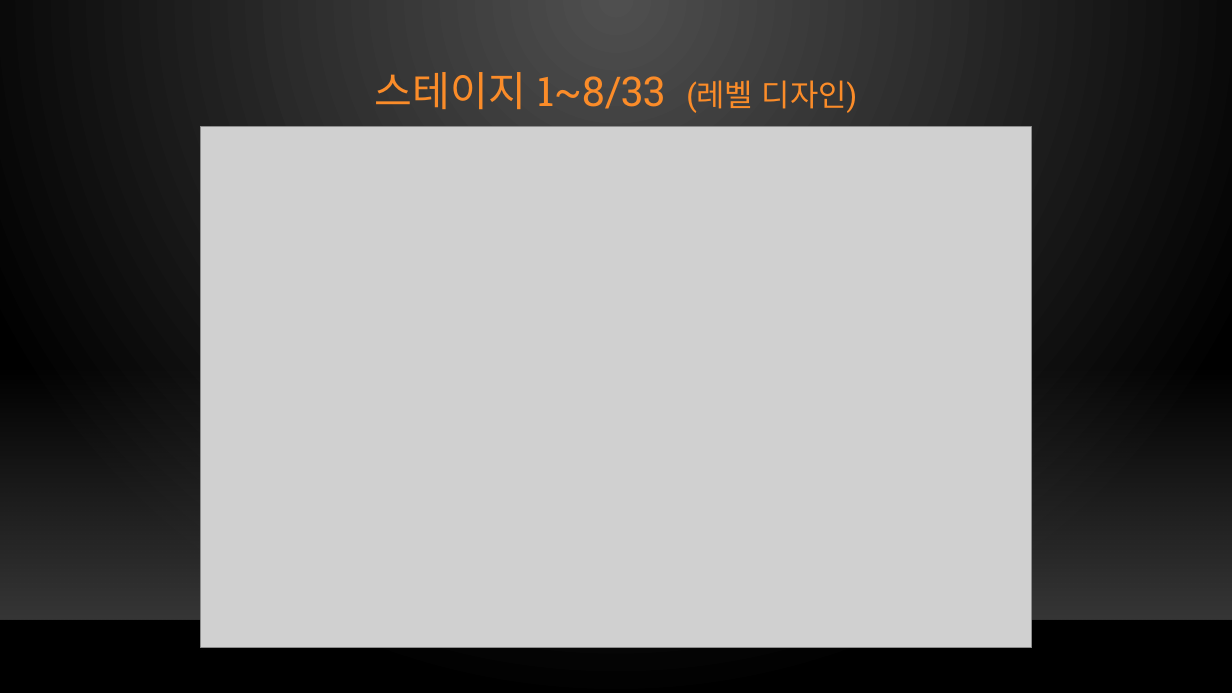
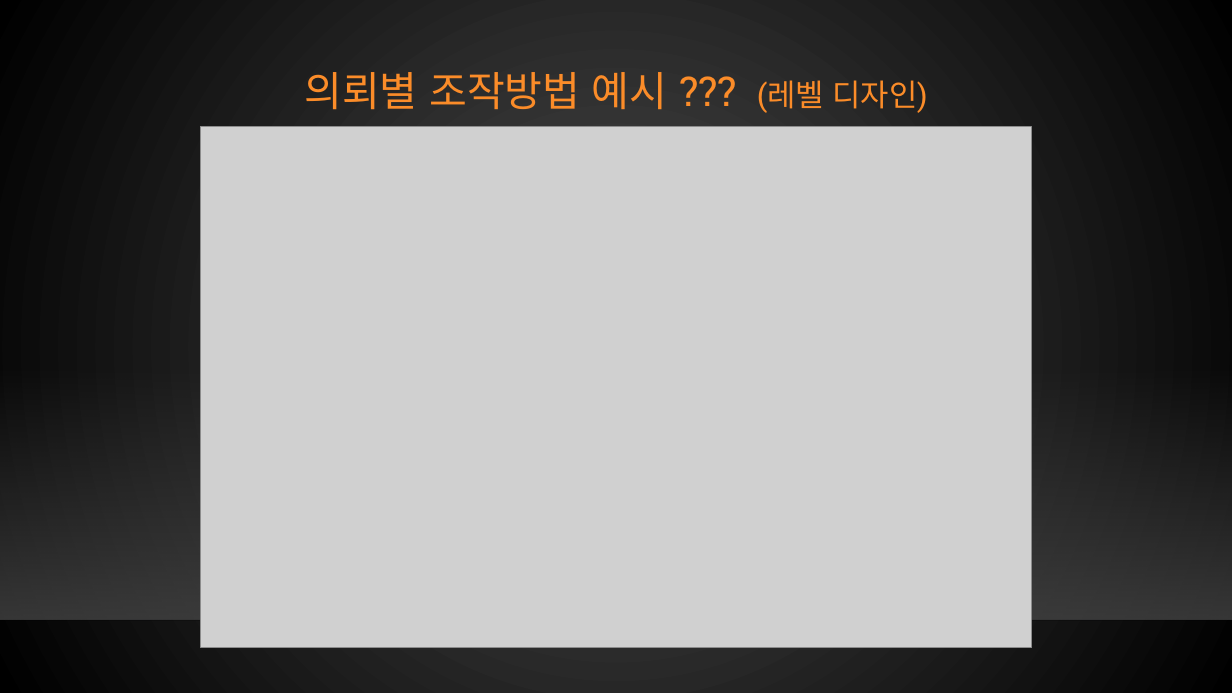
Before and after one commit to xqiwipx/first_project, a slide deck: slide 26 of Kims_project.pptx. Drawn at 1232x693 pixels with LibreOffice and Linux fonts; fonts in the diff are those of the drawing; grey boxes stand for pictures; background and template pictures are left out. Boxes give left, top, right and bottom in pixels: in the first picture for what was removed or moved away, otherwise in the second. Text is boxed around its words. In the diff, an @@ line names an element or a change of style, - is before the commit and + after.

```diff
--- a/Kims_project.pptx
+++ b/Kims_project.pptx
@@ background gradient #505050 to #000000 to gradient #4B4B4B to #000000 @@
@@ title at <box>304,72,927,113</box>: text changed @@
-스테이지 1~8/33 (레벨 디자인)
+의뢰별 조작방법 예시 ??? (레벨 디자인)
```
Also in this commit, not shown: 28 other slides changed.
